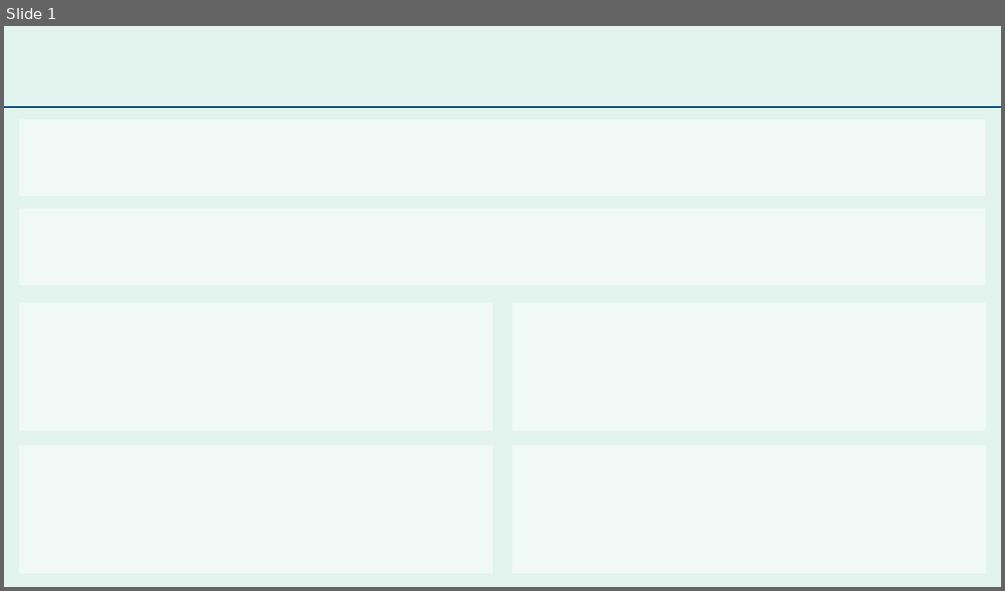
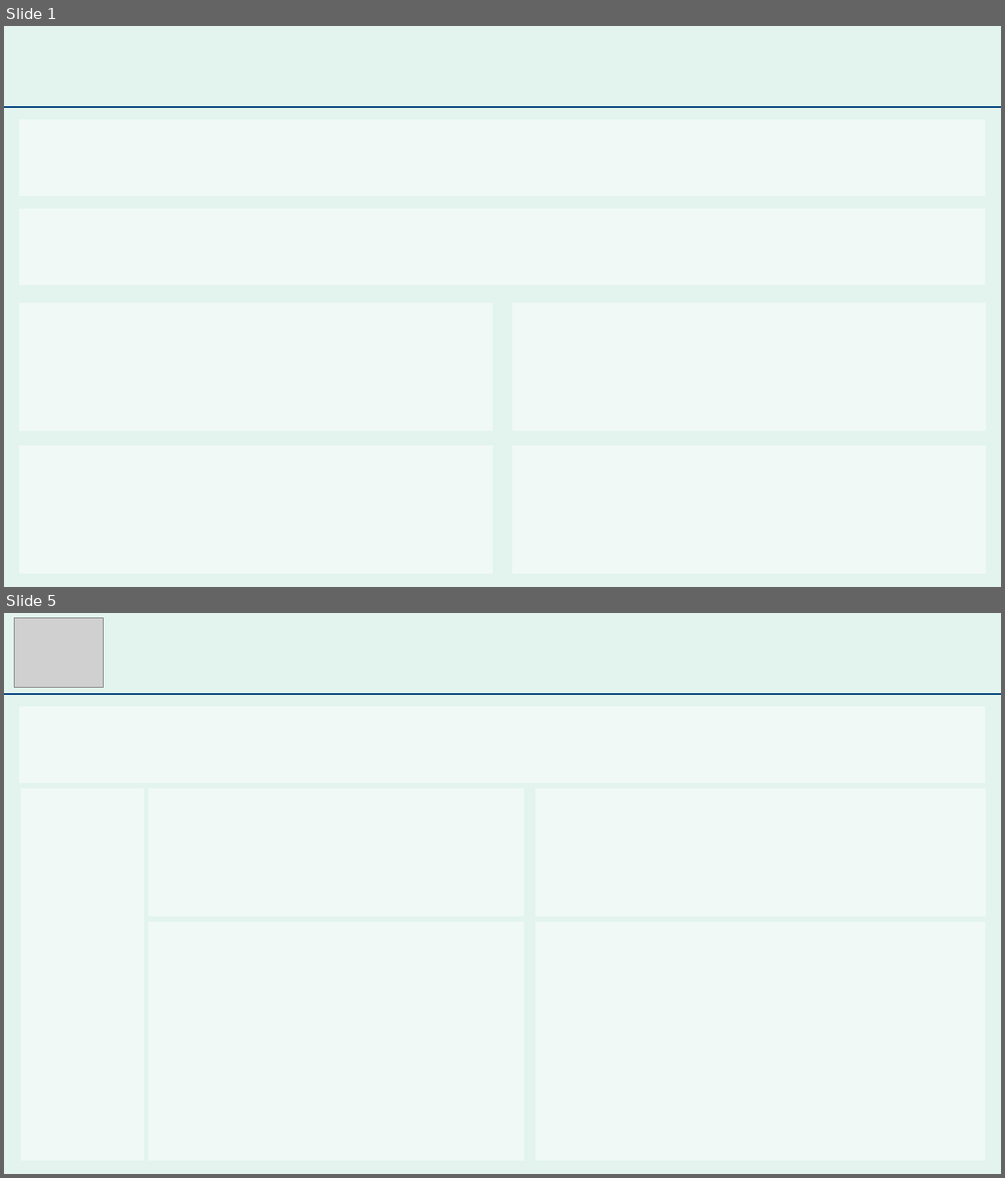
Before and after one commit to aditya-lashkari/Payer_Provider_Healthcare_Analysis, a slide deck: 3.Designs/Wireframe Deck.pptx. Shown one above the other, each under a label of ours: slide 1 before the commit, slides 1 and 5 after it; the slides between them are not shown. The pictures are 1005x591 and 1005x1178 pixels, drawn with LibreOffice and Linux fonts; fonts in the diff are those of the drawing; grey boxes stand for pictures. Boxes give left, top, right and bottom in pixels: in the first picture for what was removed or moved away, otherwise in the second. Text is boxed around its words. In the diff, an @@ line names an element or a change of style, - is before the commit and + after.

```diff
--- a/3.Designs/Wireframe Deck.pptx
+++ b/3.Designs/Wireframe Deck.pptx
@@ slide 5 added at bbox=[4, 613, 1001, 1174], background #E2F4ED @@
@@ picture added at bbox=[15, 618, 104, 688] @@
@@ line added from (4, 694) to (1001, 694), #094780 1.5 pt @@
@@ rectangle added at bbox=[19, 706, 985, 783], fill #FFFFFF at 50% opacity @@
@@ rectangle added at bbox=[21, 787, 145, 1160], fill #FFFFFF at 50% opacity @@
@@ rectangle added at bbox=[148, 788, 524, 916], fill #FFFFFF at 50% opacity @@
@@ rectangle added at bbox=[535, 788, 986, 916], fill #FFFFFF at 50% opacity @@
@@ rectangle added at bbox=[148, 922, 524, 1161], fill #FFFFFF at 50% opacity @@
@@ rectangle added at bbox=[535, 922, 986, 1161], fill #FFFFFF at 50% opacity @@
```
Also in this commit, not shown: 2 slides changed, 1 slide removed, 9 other files.
